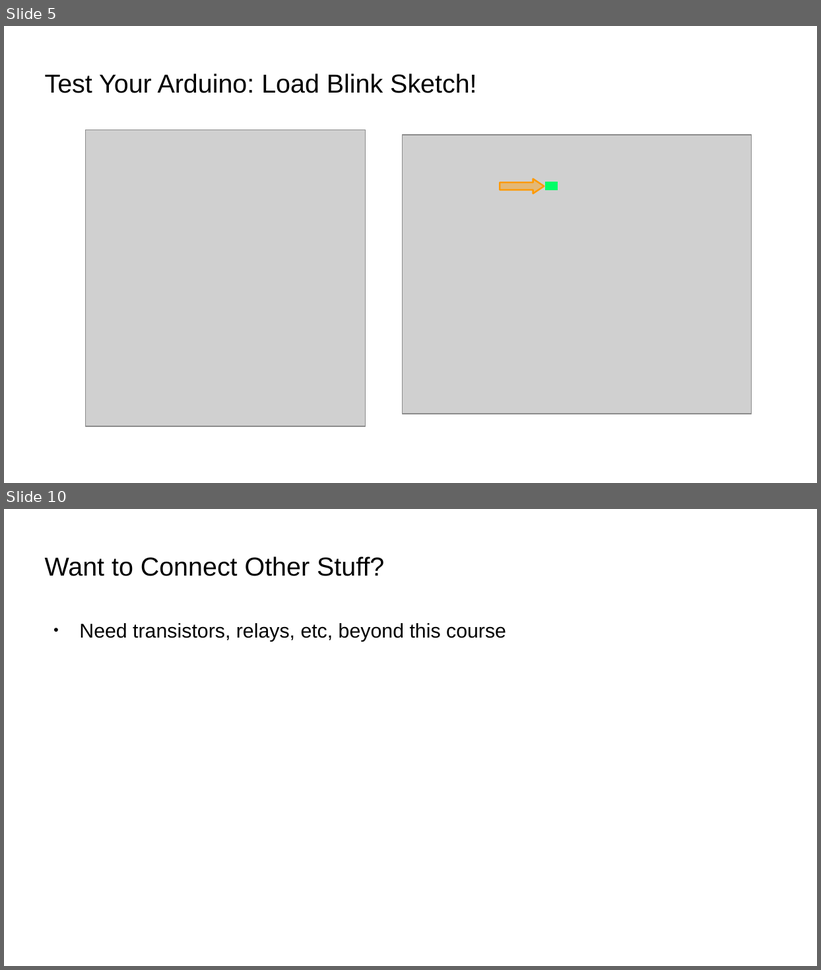
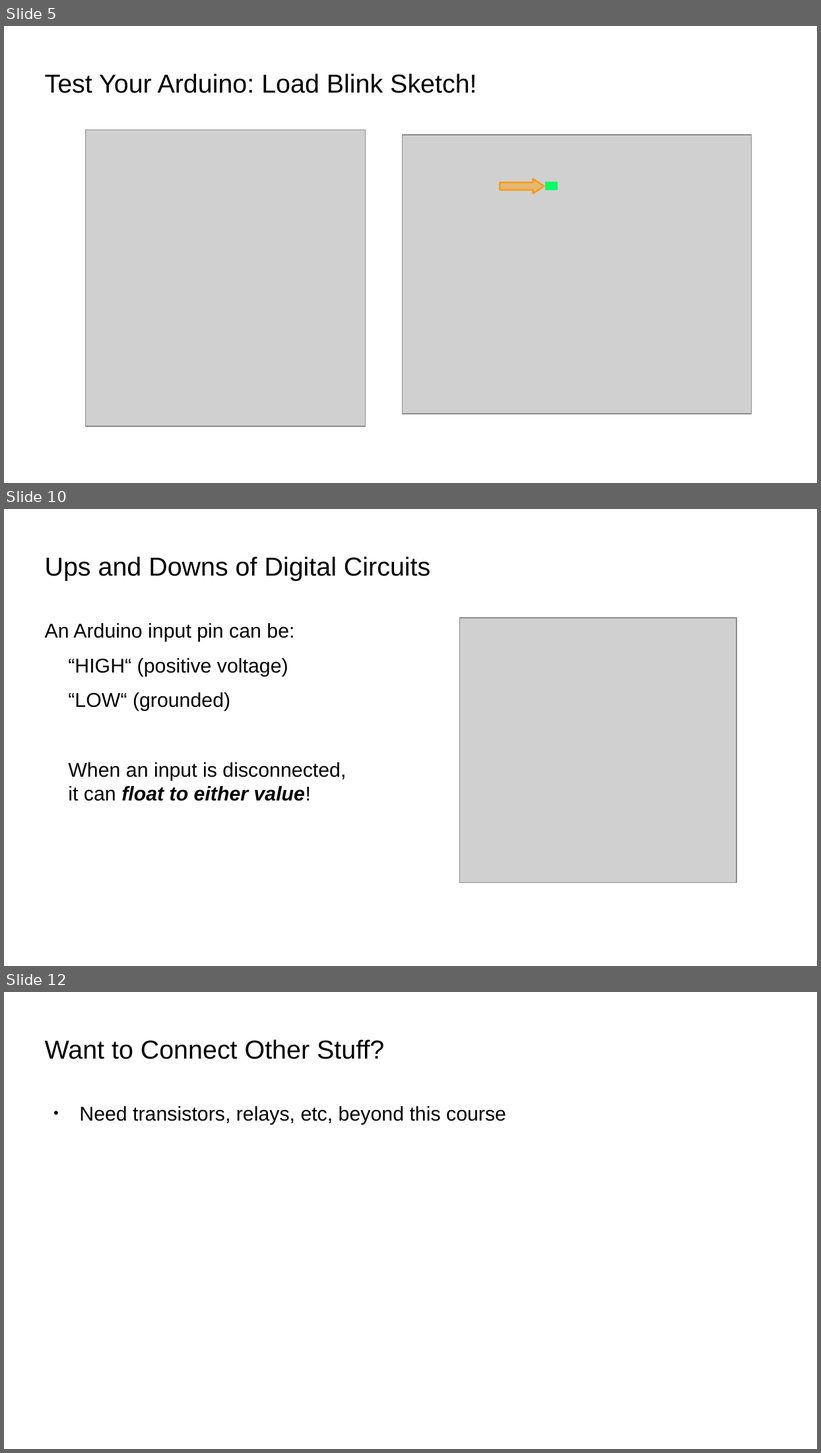
Before and after one commit to bradakelly/ArduinoDevelopmentWorkshop, a slide deck: CourseSlideshow.odp. Shown one above the other, each under a label of ours: slides 5 and 10 before the commit, slides 5, 10 and 12 after it; the slides between them are not shown. The pictures are 821x970 and 821x1453 pixels, drawn with LibreOffice and Linux fonts; fonts in the diff are those of the drawing; grey boxes stand for pictures; background and template pictures are left out. Boxes give left, top, right and bottom in pixels: in the first picture for what was removed or moved away, otherwise in the second. Text is boxed around its words. In the diff, an @@ line names an element or a change of style, - is before the commit and + after.

Commit message:
Added initial circuits slides

```diff
--- a/CourseSlideshow.odp
+++ b/CourseSlideshow.odp
@@ slide 10 added at box(4, 509, 817, 966), background picture (left out) @@
@@ title added at box(45, 557, 430, 581), 25.4 pt, text #000000 @@
+Ups and Downs of Digital Circuits
@@ text added at box(45, 623, 346, 801), 19.5 pt, text #000000 @@
+An Arduino input pin can be:
+“HIGH“ (positive voltage)
+“LOW“ (grounded)
+When an input is disconnected,
+it can float to either value!
@@ picture added at box(460, 618, 737, 884) @@
@@ what was slide 10 is now slide 12 @@
```
Also in this commit, not shown: 2 slides changed, 4 other slides added, 3 slides removed.
